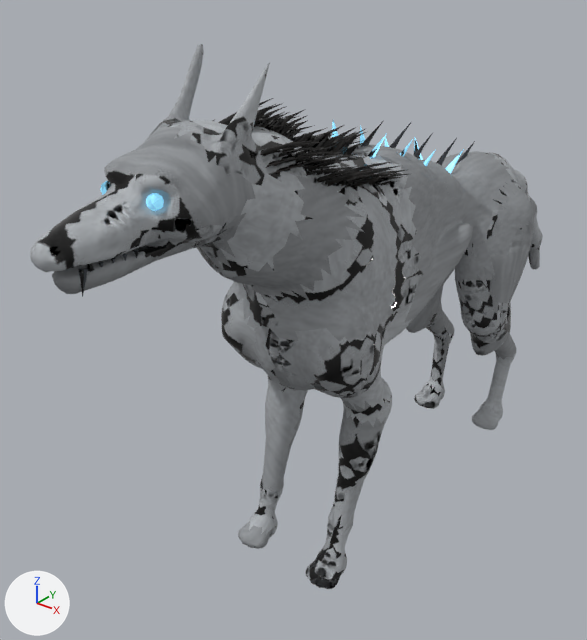
The glTF model game/public/assets/creatures/hound-oath-02.glb as it was, and as the next commit left it.
Rendered twice from a camera (50 mm lens) standing at (0.876, -1.416, 1.268) and looking at (-0.141, -0.145, 0.48). Every picture has the same lights, and +X, +Y and +Z are marked at lower left. The first picture is the older version. Vertices at exactly the same position are counted once.

The older version as bpy lines, for what is in view:
```python
me_hound_oath_02 = bpy.data.meshes.new('hound-oath-02')
me_hound_oath_02.from_pydata(...)  # 9883 vertices, 18686 faces; spans x -0.17..0.17, y -0.86..0.88, z 0.01..1.1
# faces by material slot: [9500, 6750, 1892, 544]
me_hound_oath_02.materials.append(mat_body)
me_hound_oath_02.materials.append(mat_secondary)
me_hound_oath_02.materials.append(mat_accent)
me_hound_oath_02.materials.append(mat_glow)
ob_hound_oath_02 = bpy.data.objects.new('hound-oath-02', me_hound_oath_02)
ob_hound_oath_02.location = (0.0, 0.0, 0.0)
```
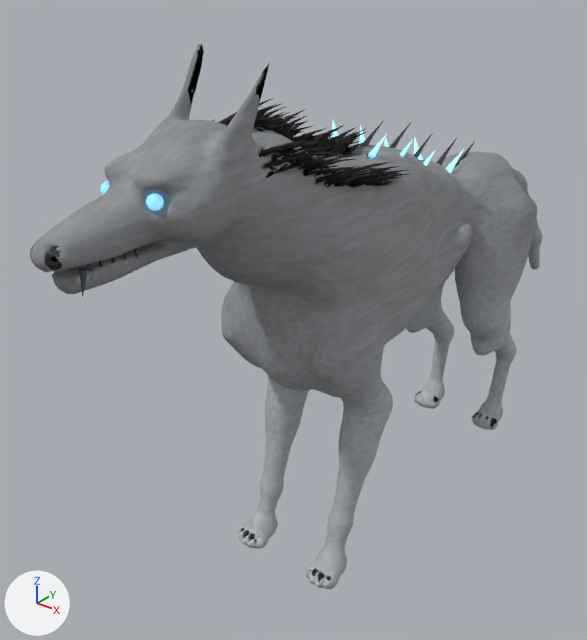
Boxes (x1, y1, x2, y2) around the edits, measured in the pictures (587 x 640 px; the box of a moved part takes in the faces that stretch with it):
part 1 of me_hound_oath_02, moved or reshaped
    before: (237, 209, 534, 502)
    after: (237, 209, 534, 515)
part 2 of me_hound_oath_02, surface changed
    both: (30, 44, 540, 589)

What changed in the scene script:
```text
Change me_hound_oath_02:
    where me_hound_oath_02.from_pydata(...)  # 9883 vertices, 18686 faces; spans x -0.17..0.17, y -0.86..0.88, z 0.01..1.1
    used by ob_hound_oath_02; location = (0.0, 0.0, 0.0)
    me_hound_oath_02 part 1: 400 vertices moved from x -0.17..0.17, y -0.42..0.5, z 0.25..0.72 to x -0.16..0.17, y -0.43..0.49, z 0.25..0.71; 313 vertices removed from x -0.16..0.15, y -0.29..0.5, z 0.2..0.62; 313 vertices added at x -0.16..0.15, y -0.28..0.5, z 0.19..0.62
    me_hound_oath_02 part 2: 15253 kept faces spanning x -0.17..0.17, y -0.86..0.88, z 0.01..1.1 get new texture (UV) coordinates
```
